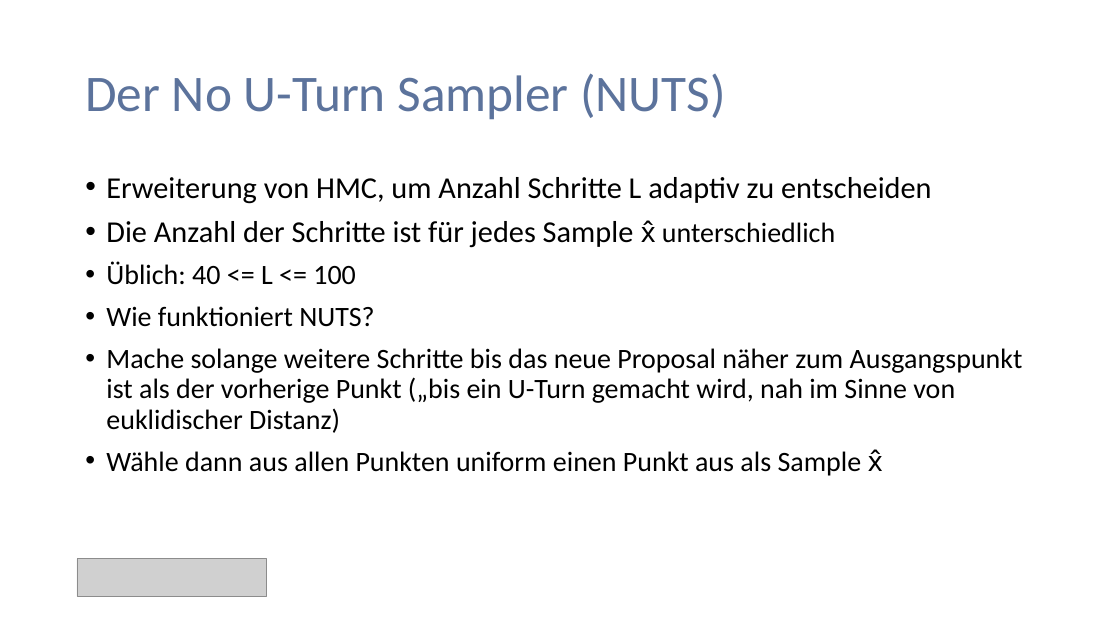
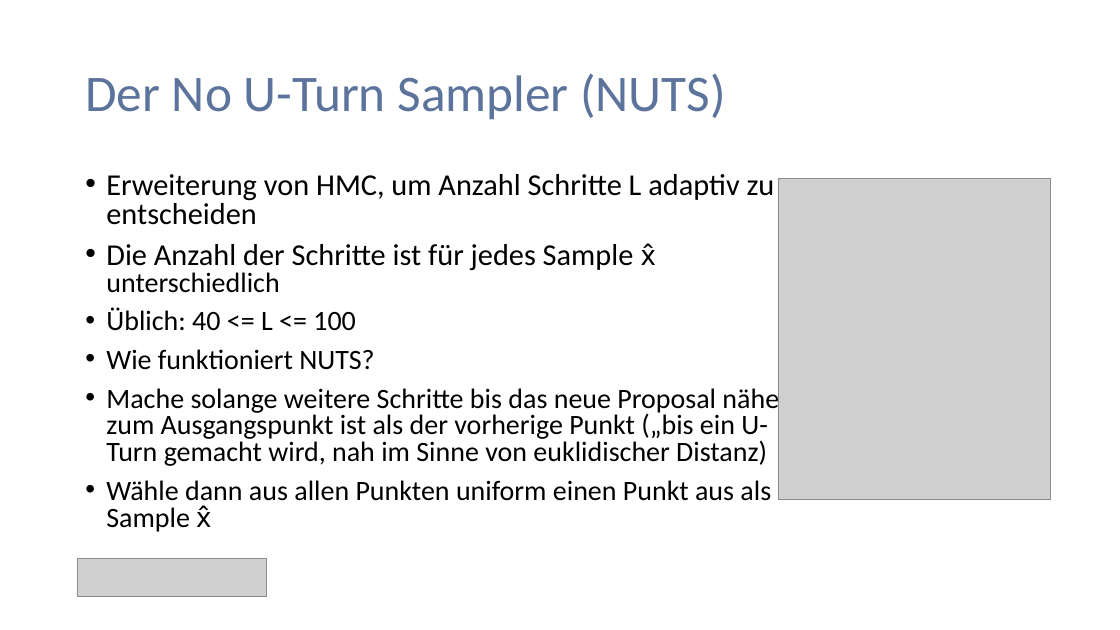
Before and after one commit to PaulNitschke/MCMC-Workshop---Stads, a slide deck: slide 25 of Präsentation_MonteCarlo.pptx (slide 24 before the commit). Drawn at 1120x630 pixels with LibreOffice and Linux fonts; fonts in the diff are those of the drawing; grey boxes stand for pictures. Boxes give left, top, right and bottom in pixels: in the first picture for what was removed or moved away, otherwise in the second. Text is boxed around its words. In the diff, an @@ line names an element or a change of style, - is before the commit and + after.

Commit message:
add example images to ppt

```diff
--- a/Präsentation_MonteCarlo.pptx
+++ b/Präsentation_MonteCarlo.pptx
@@ text "Erweiterung von HMC, um Anzahl ..." at (106, 174, 788, 532): line spacing 0.9 to 0.8 @@
@@ picture added at (778, 178, 1051, 499) @@
```
Also in this commit, not shown: 3 other slides changed, 1 slide added.
